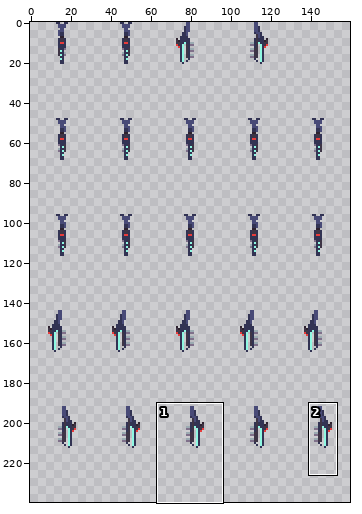
Sprite sheet: Test_Loopguy/Content/railgun.png. The first picture is a wide view before the edit; the outline marks the close-up.
Close-up. As it was:
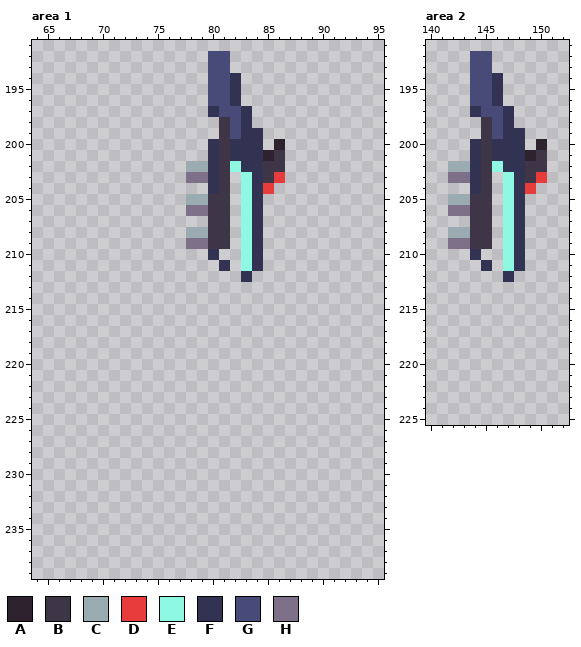
The file is 160x240 pixels. Shown: area 1: x 64..95, y 191..239; area 2: x 140..152, y 191..225. The commit also changed other parts of the picture, which this record leaves out.
Palette (. is transparent): A #2e222f  B #3e3546  C #9babb2  D #e83b3b  E #8ff8e2  F #323353  G #484a77  H #7f708a
Pixels before, area 1, first column x 78:
192 ..GG.....
193 ..GG.....
194 ..GGF....
195 ..GGF....
196 ..GGF....
197 ..FGGF...
198 ...BGF...
199 ...BGFF..
200 ..FBFFF.A
201 ..FBFFFAB
202 CCFBEFFBB
203 HHFB.EFBD
204 ..FB.EFD.
205 CCBB.EF..
206 HHBB.EF..
207 ..BB.EF..
208 CCBB.EF..
209 HHBB.EF..
210 ..F..EF..
211 ...F.EF..
212 .....F...
Pixels before, area 2, first column x 142:
192 ..GG.....
193 ..GG.....
194 ..GGF....
195 ..GGF....
196 ..GGF....
197 ..FGGF...
198 ...BGF...
199 ...BGFF..
200 ..FBFFF.A
201 ..FBFFFAB
202 CCFBEFFBB
203 HHFB.EFBD
204 ..FB.EFD.
205 CCBB.EF..
206 HHBB.EF..
207 ..BB.EF..
208 CCBB.EF..
209 HHBB.EF..
210 ..F..EF..
211 ...F.EF..
212 .....F...
Once edited:
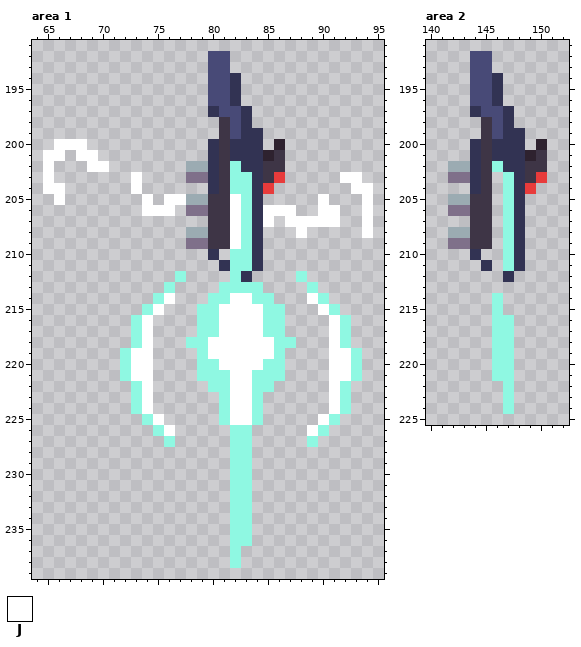
Colours new in this view: J #ffffff
What changed:
Changed rows in their new state; - is an unchanged pixel.
Area 1:
first column x 65:
200 -JJJ--------------------------
201 JJ-JJ-------------------------
202 J---JJ------------------------
203 J-------J--------E---------JJ-
204 JJ------J--------E----------JJ
205 -J-------J-JJ----J-------J---J
206 ---------JJJ-----J--JJJ--JJ--J
207 -----------------J--J-JJJJJ--J
208 -----------------J-----J-----J
209 -----------------J------------
210 -----------------E------------
211 -----------------E------------
212 ------------E----E-----E------
213 -----------E----EEEE----E-----
214 ----------EJ---EEJJEE---JE----
215 ---------EJ---EEJJJJEE---JE---
216 --------EJ----EEJJJJEE----JE--
217 --------EJ----EEJJJJEE----JE--
218 --------EJ---EEJJJJJJEE---JE--
219 -------EJJ----EJJJJJJE----JJE-
220 -------EJJ----EEJJJJEE----JJE-
221 -------EJJ----EEEJJEEE----JJE-
222 --------EJ-----EEJJEE-----JE--
223 --------EJ------EJJE------JE--
224 --------EJ------EJJE------JE--
225 ---------EJ-----EJJE-----JE---
226 ----------EJ-----EE-----JE----
227 -----------E-----EE-----E-----
228 -----------------EE-----------
229 -----------------EE-----------
230 -----------------EE-----------
231 -----------------EE-----------
232 -----------------EE-----------
233 -----------------EE-----------
234 -----------------EE-----------
235 -----------------EE-----------
236 -----------------EE-----------
237 -----------------E------------
238 -----------------E------------
Area 2:
first column x 146:
214 E-
215 E-
216 EE
217 EE
218 EE
219 EE
220 EE
221 EE
222 -E
223 -E
224 -E
